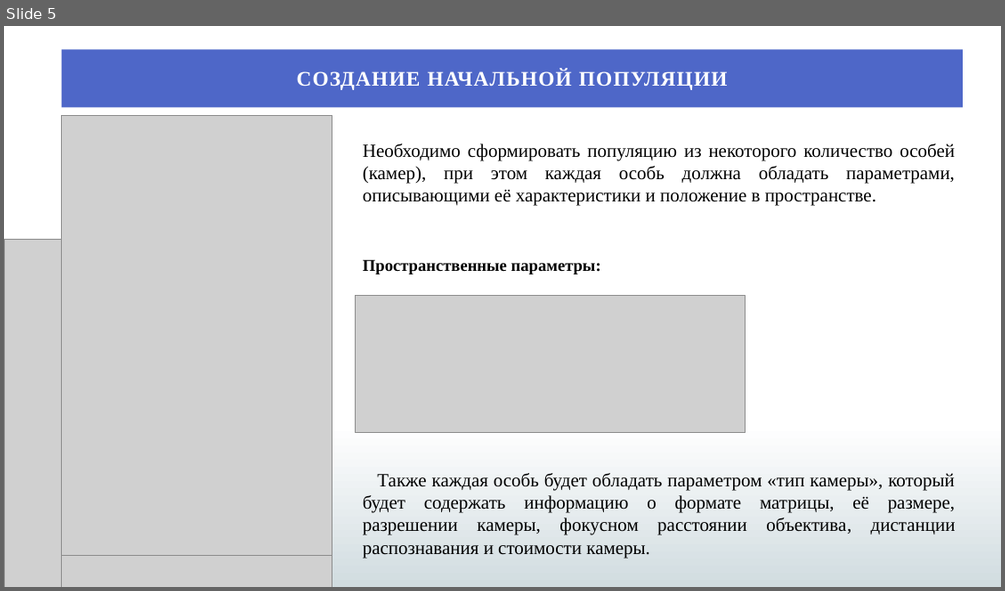
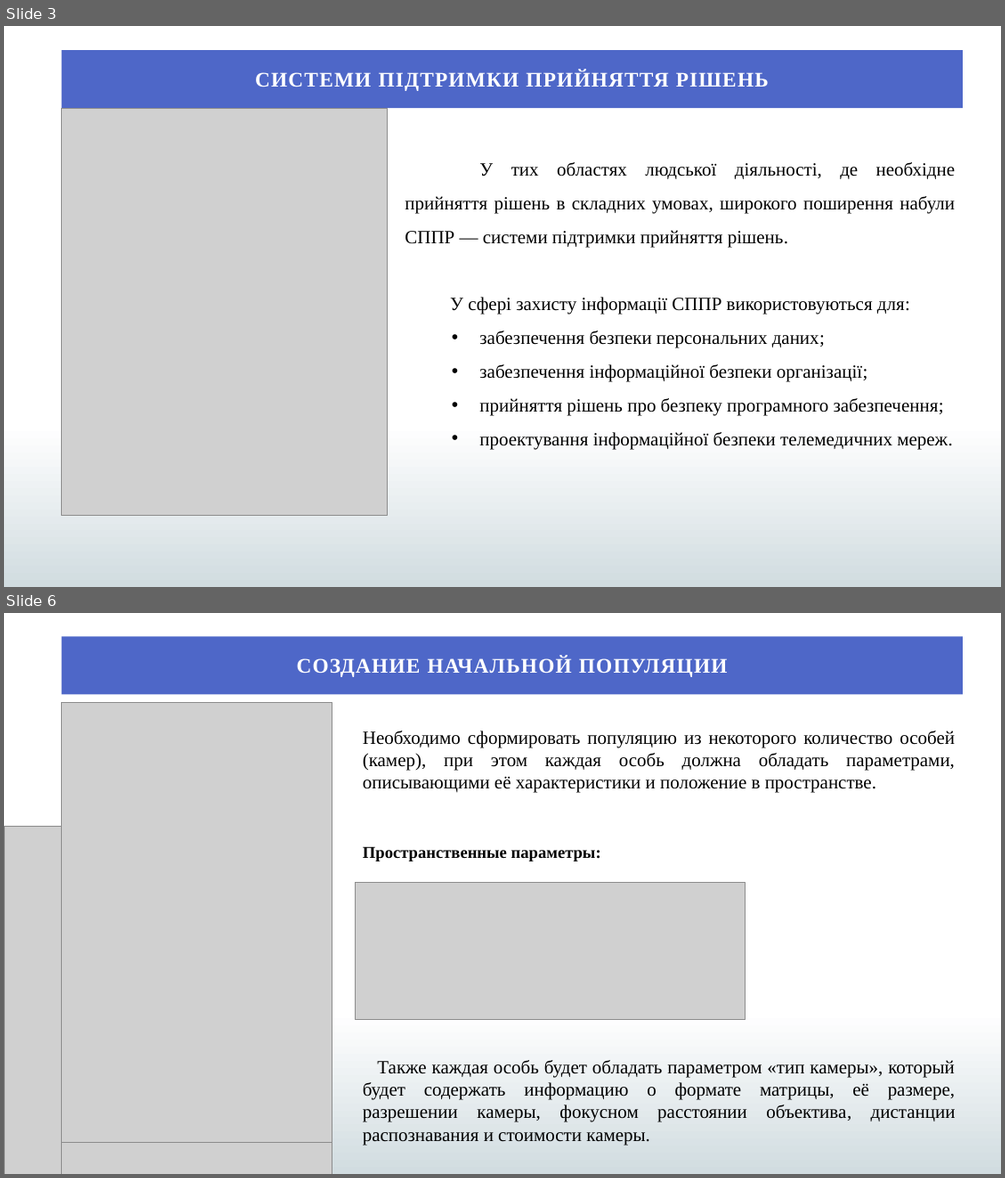
Before and after one commit to whitershade/diploma, a slide deck: Презентация.pptx. Shown one above the other, each under a label of ours: slide 5 before the commit, slides 3 and 6 after it; the slides between them are not shown. The pictures are 1005x591 and 1005x1178 pixels, drawn with LibreOffice and Linux fonts; fonts in the diff are those of the drawing; grey boxes stand for pictures. Boxes give left, top, right and bottom in pixels: in the first picture for what was removed or moved away, otherwise in the second. Text is boxed around its words. In the diff, an @@ line names an element or a change of style, - is before the commit and + after.

```diff
--- a/Презентация.pptx
+++ b/Презентация.pptx
@@ slide 3 added at bbox=[4, 26, 1001, 587], background gradient #FFFFFF to #D1DCE0 @@
@@ rectangle added at bbox=[62, 50, 963, 108], fill #4E67C8, 20 pt, text #FFFFFF, bold @@
+СИСТЕМИ ПІДТРИМКИ ПРИЙНЯТТЯ РІШЕНЬ
@@ picture added at bbox=[62, 108, 387, 515] @@
@@ text added at bbox=[404, 162, 955, 449], 18 pt, text #000000 @@
+У тих областях людської діяльності, де необхідне прийняття рішень в складних умовах, широкого поширення набули СППР — системи підтримки прийняття рішень.
+У сфері захисту інформації СППР використовуються для:
+    • забезпечення безпеки персональних даних;
+    • забезпечення інформаційної безпеки організації;
+    • прийняття рішень про безпеку програмного забезпечення;
+    • проектування інформаційної безпеки телемедичних мереж.
@@ what was slide 5 is now slide 6 @@
```
Also in this commit, not shown: 2 slides changed, 2 other slides added, 2 slides removed, 2 other files.
